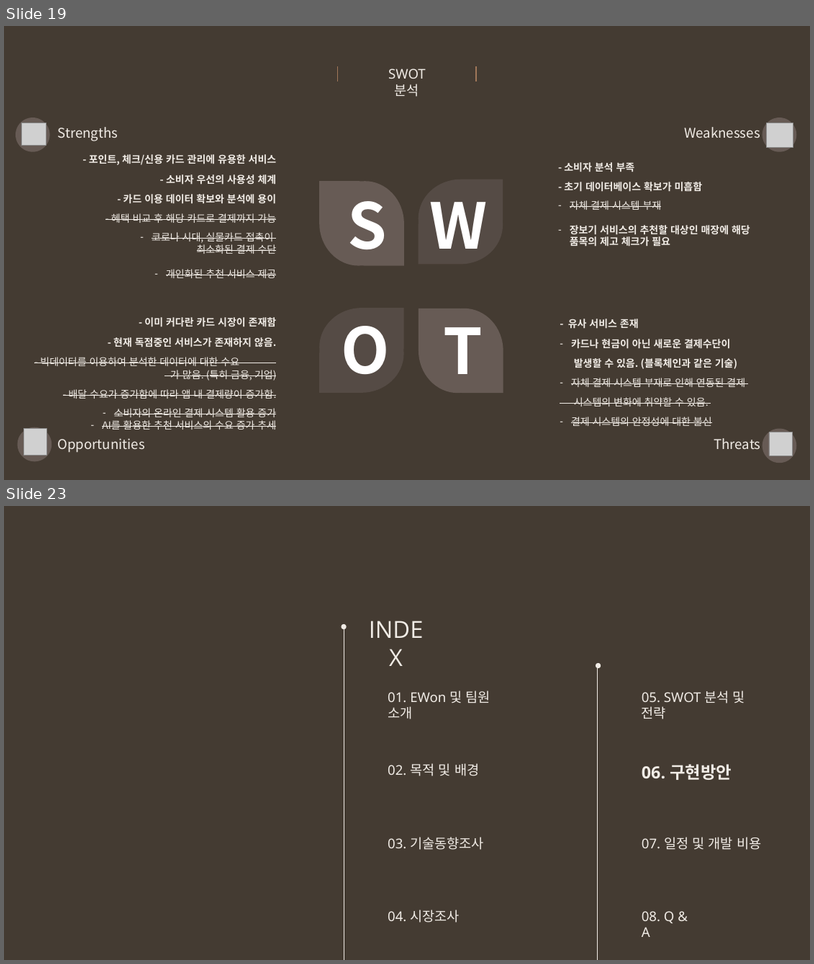
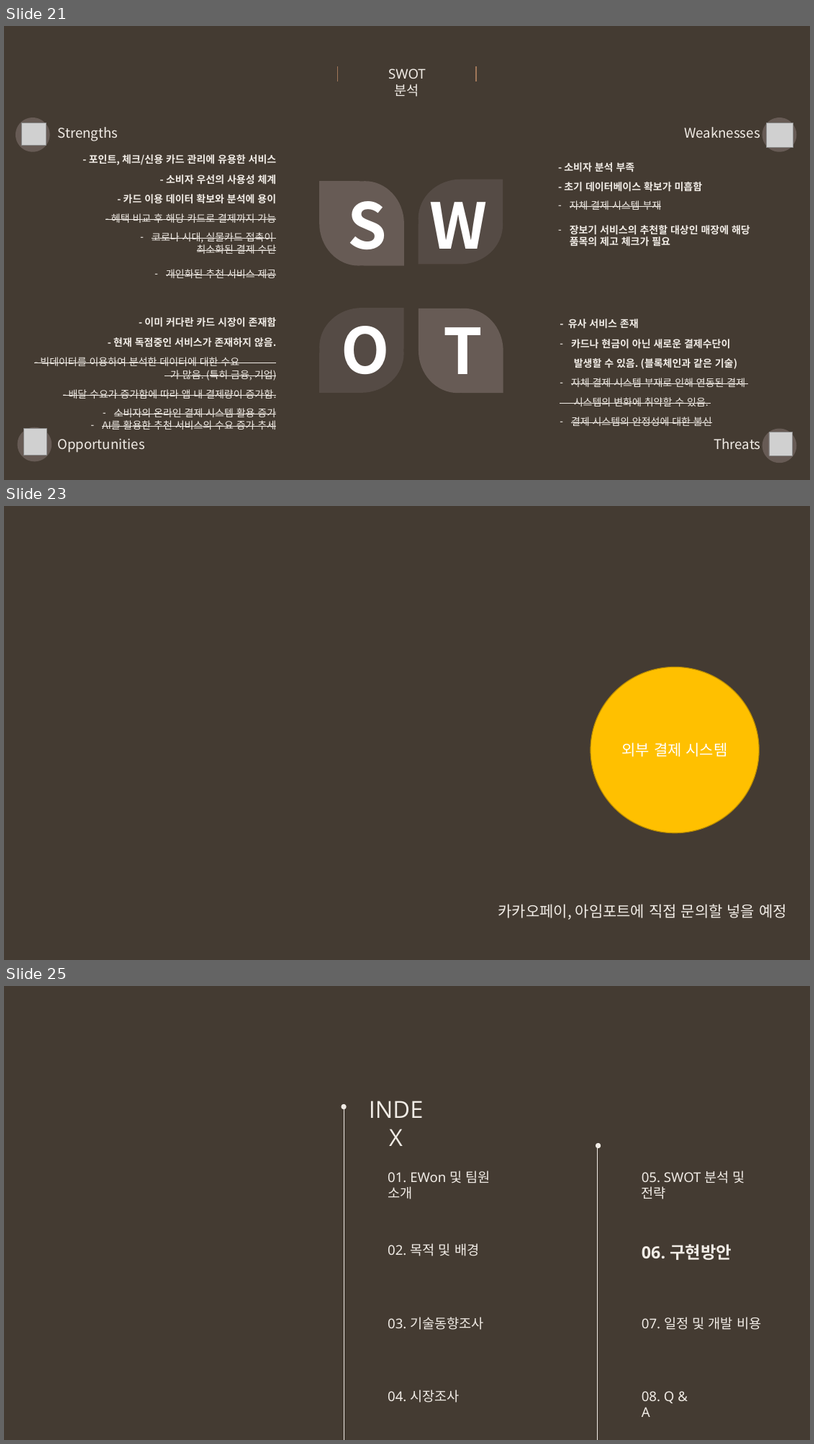
Before and after one commit to snr1229/Content_designing_Presentations, a slide deck: 사업계획서/Week10/EWon_중간고사대체 발표자료_2차.pptx. Shown one above the other, each under a label of ours: slides 19 and 23 before the commit, slides 21, 23 and 25 after it; the slides between them are not shown. The pictures are 814x964 and 814x1444 pixels, drawn with LibreOffice and Linux fonts; fonts in the diff are those of the drawing; grey boxes stand for pictures. Boxes give left, top, right and bottom in pixels: in the first picture for what was removed or moved away, otherwise in the second. Text is boxed around its words. In the diff, an @@ line names an element or a change of style, - is before the commit and + after.

```diff
--- a/사업계획서/Week10/EWon_중간고사대체 발표자료_2차.pptx
+++ b/사업계획서/Week10/EWon_중간고사대체 발표자료_2차.pptx
@@ slide 23 added at [4,506,810,960], background #443B32 @@
@@ ellipse added at [591,667,759,833], fill #FFC000, outline #BD8E00 1 pt, 18 pt, text #FFFFFF @@
+외부 결제 시스템
@@ text added at [499,903,787,919], 18 pt, text #F1ECE6 @@
+카카오페이, 아임포트에 직접 문의할 넣을 예정
@@ what was slide 19 is now slide 21 @@
@@ what was slide 23 is now slide 25 @@
```
Also in this commit, not shown: 9 slides changed, 7 other slides added, 3 slides removed, 1 other file.
